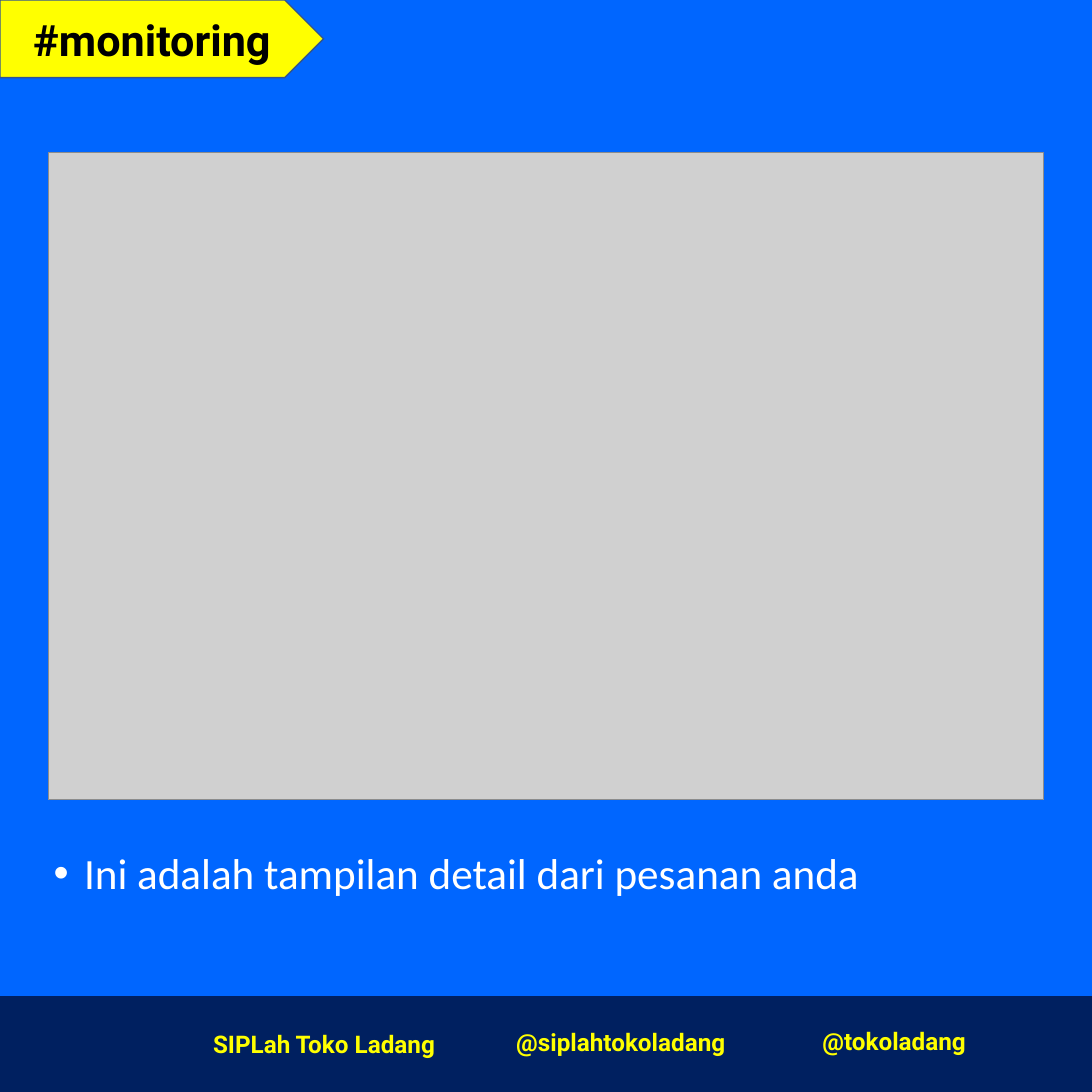
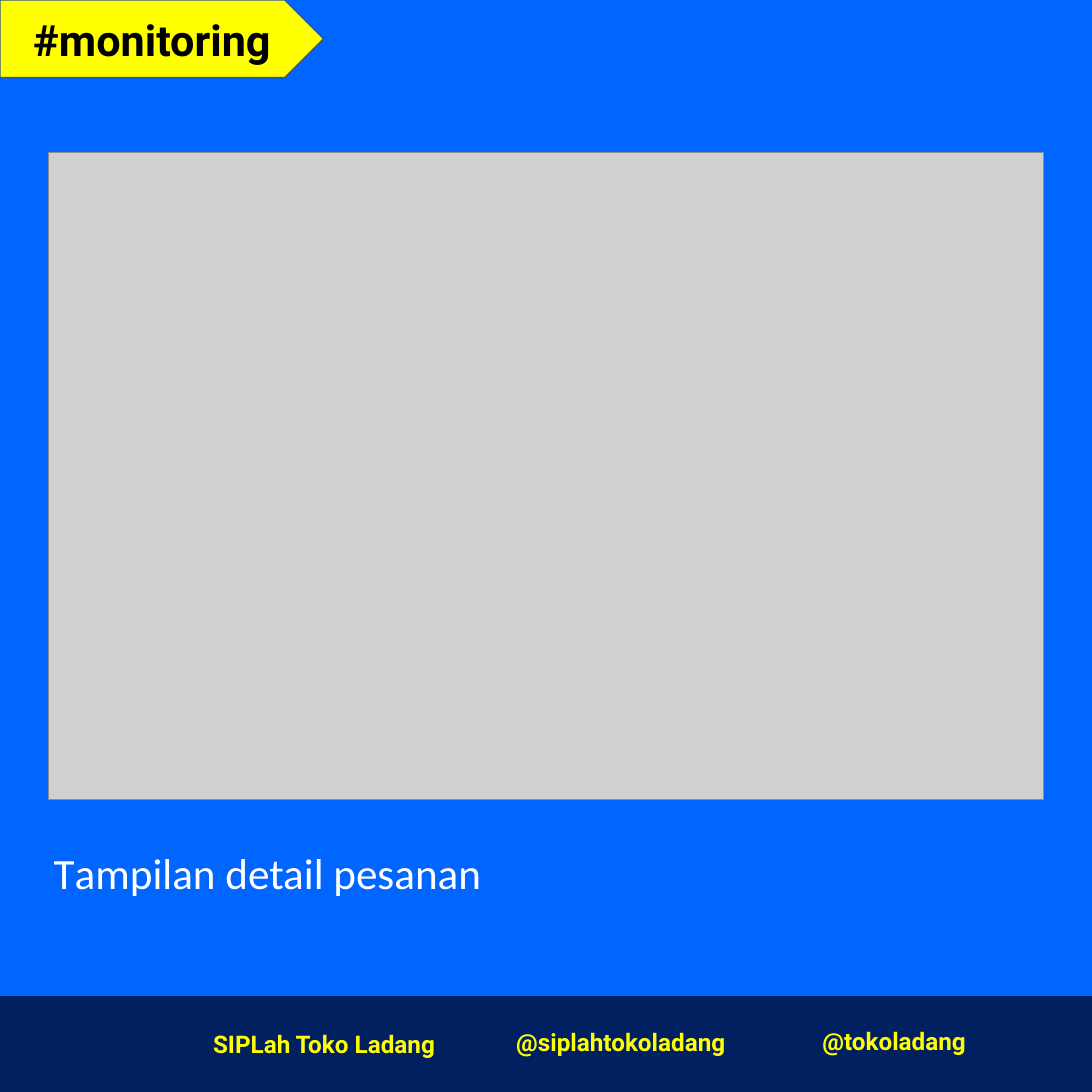
Before and after one commit to mexop99/SOP-Toko-Ladang, a slide deck: slide 6 of sop-pembeli.pptx. Drawn at 1092x1092 pixels with LibreOffice and Linux fonts; fonts in the diff are those of the drawing; grey boxes stand for pictures; background and template pictures are left out. Boxes give left, top, right and bottom in pixels: in the first picture for what was removed or moved away, otherwise in the second. Text is boxed around its words. In the diff, an @@ line names an element or a change of style, - is before the commit and + after.

```diff
--- a/sop-pembeli.pptx
+++ b/sop-pembeli.pptx
@@ text at <box>54,859,481,896</box>: text changed @@
-• Ini adalah tampilan detail dari pesanan anda
+Tampilan detail pesanan
```
Also in this commit, not shown: 11 other slides changed.
